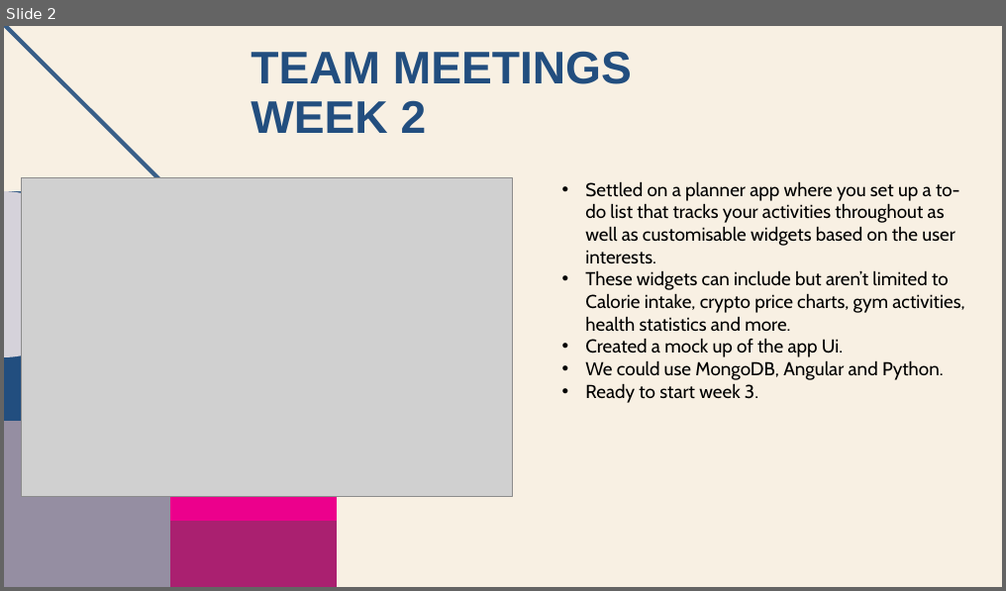
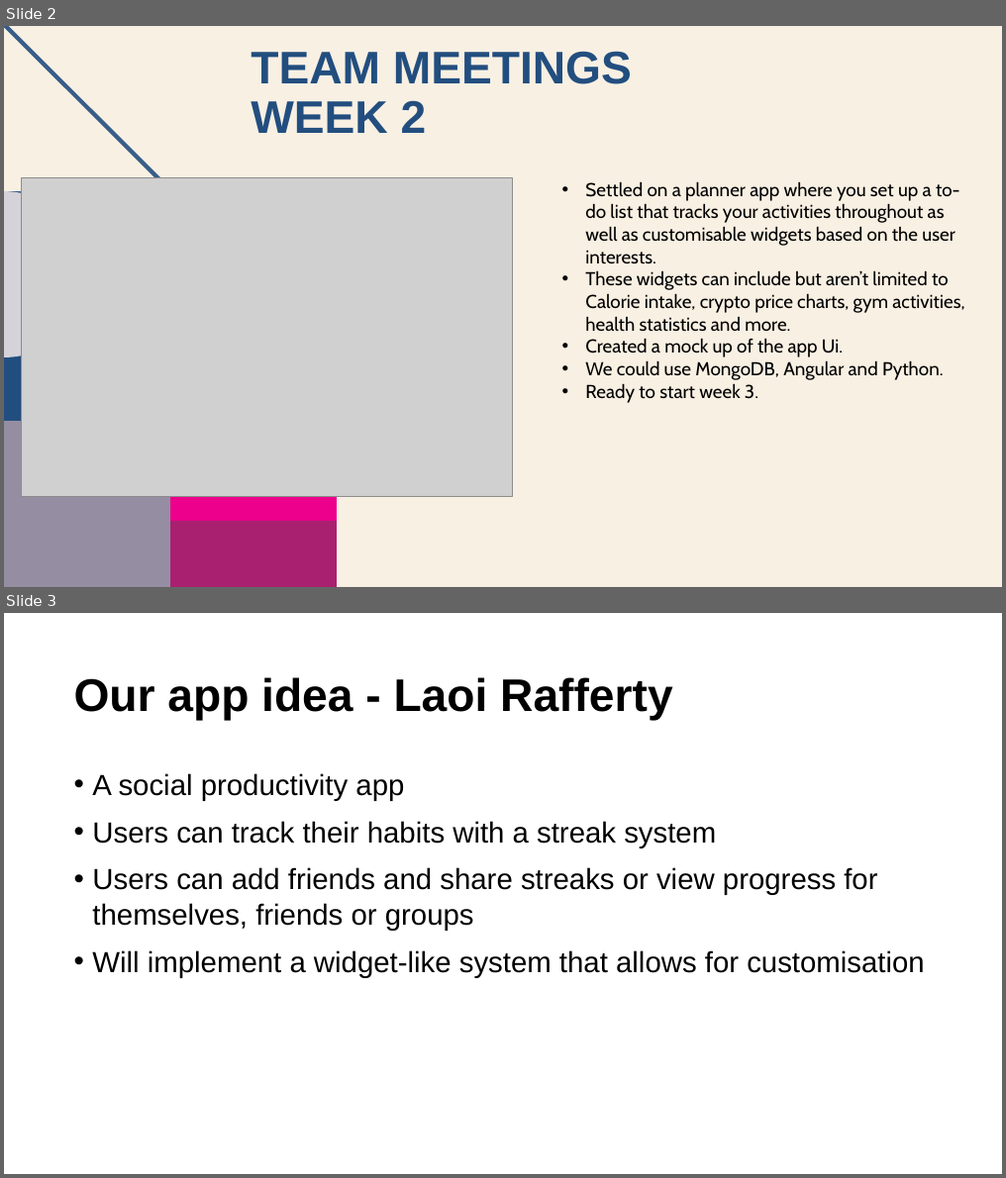
Before and after one commit to JamesN05/Year-3-Prof-Prac-IT-Project, a slide deck: Team Meetings Review.odp. Shown one above the other, each under a label of ours: slide 2 before the commit, slides 2 and 3 after it. The pictures are 1006x591 and 1006x1178 pixels, drawn with LibreOffice and Linux fonts; fonts in the diff are those of the drawing; grey boxes stand for pictures; background and template pictures are left out. Boxes give left, top, right and bottom in pixels: in the first picture for what was removed or moved away, otherwise in the second. Text is boxed around its words. In the diff, an @@ line names an element or a change of style, - is before the commit and + after.

Commit message:
Week 4 PP Slides Update (2)
Added week 3 (Laoi's) PowerPoint slides and added week 4's slide.

```diff
--- a/Team Meetings Review.odp
+++ b/Team Meetings Review.odp
@@ slide 3 added at [4,613,1002,1174], background #FFFFFF @@
@@ title added at [74,677,673,721], 44 pt, text #000000, bold @@
+Our app idea - Laoi Rafferty
@@ text added at [92,773,925,977], 28 pt, text #000000 @@
+• A social productivity app
+• Users can track their habits with a streak system
+• Users can add friends and share streaks or view progress for themselves, friends or groups
+• Will implement a widget-like system that allows for customisation
```
Also in this commit, not shown: 2 other slides added.
